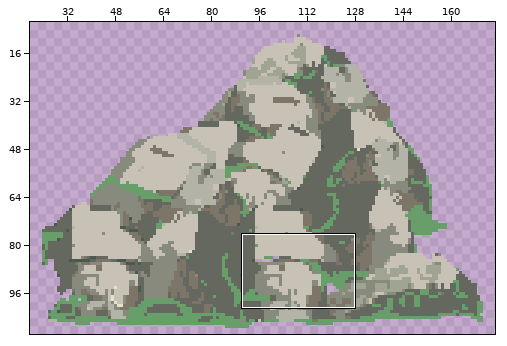
Two versions of one pixel-art file, Aseprite/Enviroment/Light_Forest/objects/stones4_fixed.aseprite. The picture above shows the old version from afar; the outline marks the close-up.
Close-up. The starting point:
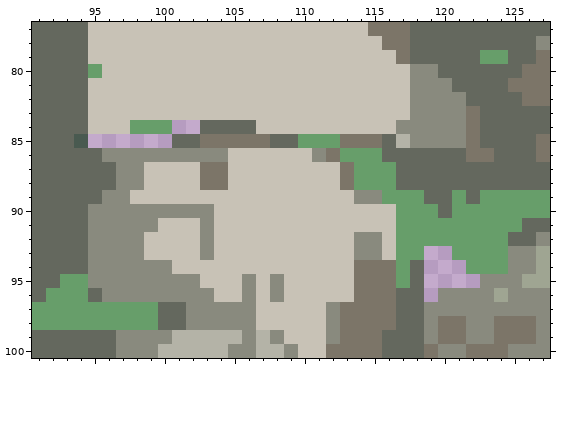
185x110 pixels, 1 frame. Shown: x 91..127, y 77..100. The old version is drawn lined up with the new one. The wide view leaves out empty margins.
Once edited:
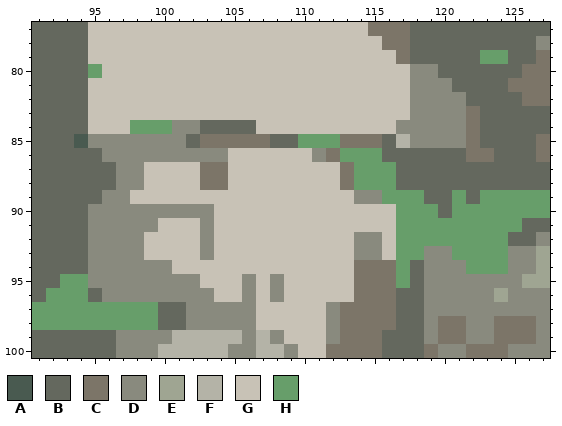
Palette (. is transparent): A #495a50  B #64685e  C #7c7568  D #898a7e  E #9fa592  F #b4b3a7  G #c8c2b6  H #679e6a
The exact change:
whole drawing moved by +4,+0 (the old picture is shown already moved)
Colour D now appears in row 84 at x 101 to 102; in row 85 at x 95 to 100; in row 93 at x 119 to 120; in row 94 at x 119 to 121; in row 95 at x 119 to 122; in row 96 at x 119.
The author changed colour B to colour D in row 85 at x 101.
Where, in picture pixels (left, top, right, bottom), the same in both close-ups:
changed: (88, 120, 200, 148)
added: (424, 246, 480, 302)
